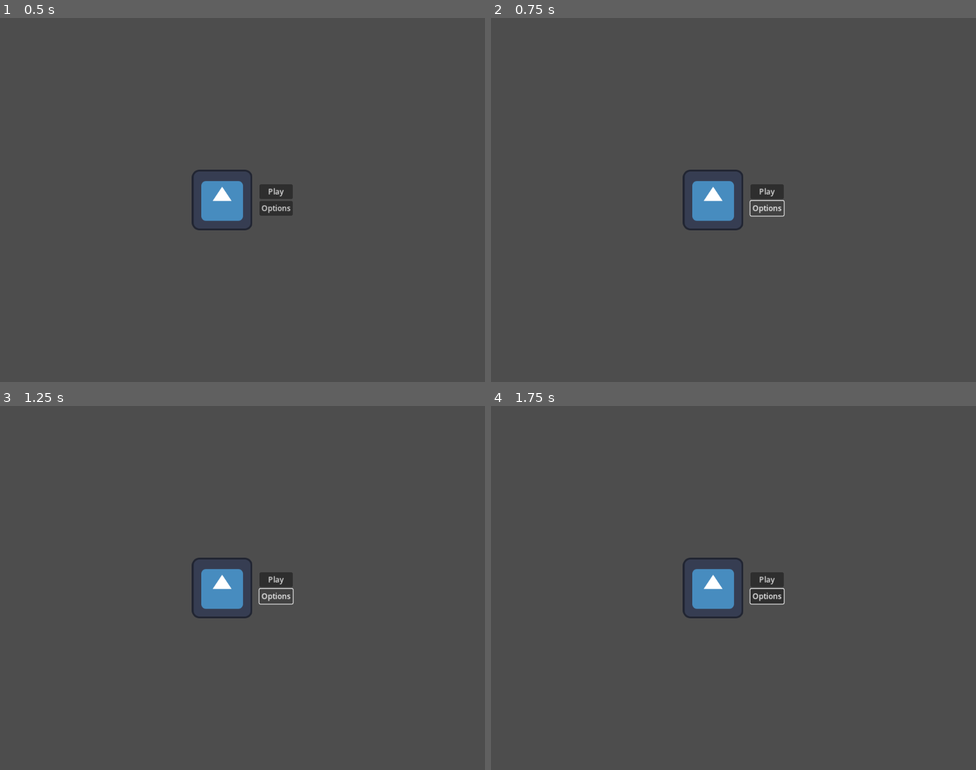
Above: before the commit, frames 1-4 (two rows, left to right).
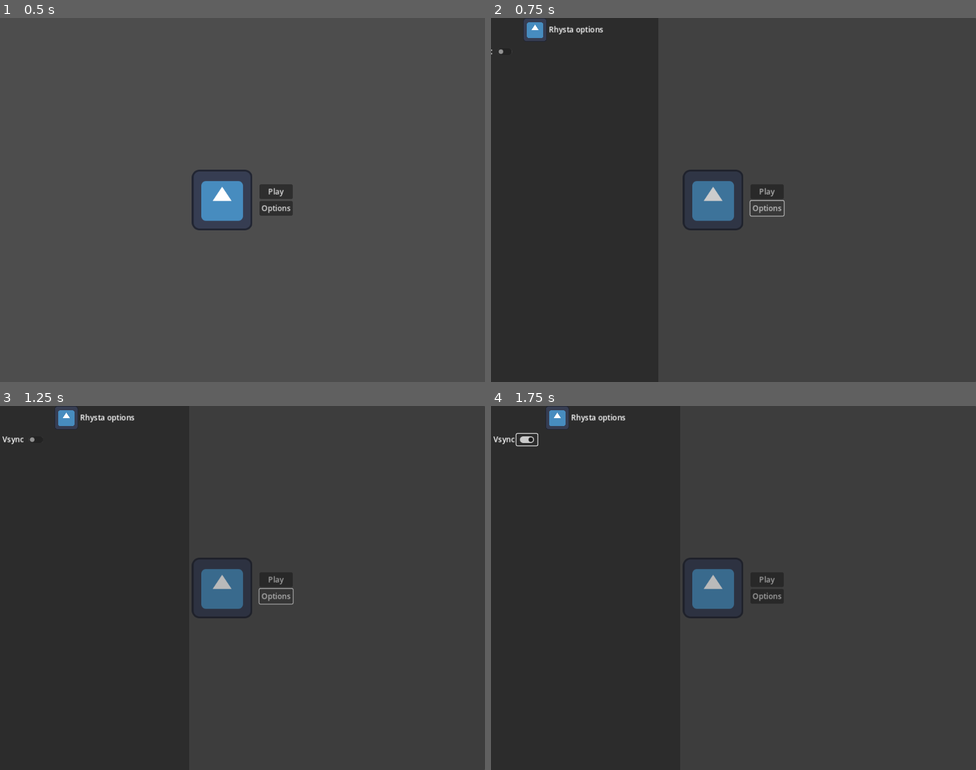
Above: after the commit, the same moments.

Repository: NomikuH8/rhysta
Game: Godot game, scene res://scenes/menus/entry_menu.tscn
Same seed, same stepped clock (60 frames per second), same inputs: the game is played once before the commit and once after it. The engine's default icon, where the game draws it, is replaced by a stand-in: a white triangle on a blue panel in a dark square.
Inputs (mouse positions are in pixels of both pictures, inside the frame that each line leads up to):
- Up to frame 1 (0.5 s): no input
- Up to frame 2 (0.75 s): click "Options" at 0.5 s
- Up to frame 3 (1.25 s): no input
- Up to frame 4 (1.75 s): click (524, 438) at 1.27 s

Frame 1 is identical in both runs. In frame 2, 35% of the frame differs, in the area x 0-61%, y 0-100%; in frame 3, 40%; in frame 4, 40%.

Commit message:
made autoload mods, missing config autoload

Diff:
--- a/project.godot
+++ b/project.godot
@@ -14,12 +14,16 @@
 config/description="rhysta, the only rhythm game station you need."
 config/version="1.0.0"
 run/main_scene="res://scenes/menus/entry_menu.tscn"
+config/use_custom_user_dir=true
+config/custom_user_dir_name="rhysta"
 config/features=PackedStringArray("4.2", "GL Compatibility")
 config/icon="res://icon.svg"
 
 [autoload]
 
+ModManager="*res://scripts/autoloads/mod_manager.gd"
 GameShortcuts="*res://scripts/autoloads/game_shortcuts.gd"
+Options="*res://scripts/autoloads/options.gd"
 
 [display]
 
@@ -27,6 +31,7 @@
 window/size/viewport_height=768
 window/stretch/mode="canvas_items"
 window/stretch/aspect="expand"
+window/vsync/vsync_mode=0
 
 [input]
 
--- a/scenes/menus/entry_menu.tscn
+++ b/scenes/menus/entry_menu.tscn
@@ -1,5 +1,7 @@
-[gd_scene load_steps=4 format=3 uid="uid://b7f80k5i7w6e"]
+[gd_scene load_steps=6 format=3 uid="uid://b7f80k5i7w6e"]
 
+[ext_resource type="PackedScene" uid="uid://f3t418hb5mfk" path="res://scenes/menus/options_menu.tscn" id="1_chh0a"]
+[ext_resource type="Script" path="res://scripts/menus/entry_menu/entry_menu.gd" id="1_f2gru"]
 [ext_resource type="Texture2D" uid="uid://do5t8hv5gxmie" path="res://icon.svg" id="1_pt5sm"]
 
 [sub_resource type="InputEventKey" id="InputEventKey_3eyh5"]
@@ -17,6 +19,7 @@
 anchor_bottom = 1.0
 grow_horizontal = 2
 grow_vertical = 2
+script = ExtResource("1_f2gru")
 
 [node name="CenterContainer" type="CenterContainer" parent="."]
 layout_mode = 1
@@ -54,3 +57,8 @@
 [node name="OptionsButton" type="Button" parent="CenterContainer/MarginContainer/HBoxContainer/VBoxContainer"]
 layout_mode = 2
 text = "Options"
+
+[node name="OptionsMenu" parent="." instance=ExtResource("1_chh0a")]
+layout_mode = 1
+
+[connection signal="pressed" from="CenterContainer/MarginContainer/HBoxContainer/VBoxContainer/OptionsButton" to="." method="_on_options_button_pressed"]
--- /dev/null
+++ b/scenes/menus/options/toggle_option.tscn
@@ -0,0 +1,39 @@
+[gd_scene load_steps=2 format=3 uid="uid://6mxdluhknu2o"]
+
+[ext_resource type="Script" path="res://scripts/menus/options/menu_option.gd" id="1_rhtki"]
+
+[node name="ToggleOption" type="MarginContainer"]
+anchors_preset = 14
+anchor_top = 0.5
+anchor_right = 1.0
+anchor_bottom = 0.5
+offset_top = -17.0
+offset_bottom = 17.0
+grow_horizontal = 2
+grow_vertical = 2
+theme_override_constants/margin_left = 5
+theme_override_constants/margin_top = 5
+theme_override_constants/margin_right = 5
+theme_override_constants/margin_bottom = 5
+script = ExtResource("1_rhtki")
+
+[node name="MainContainer" type="HBoxContainer" parent="."]
+layout_mode = 2
+size_flags_horizontal = 3
+alignment = 1
+
+[node name="HBoxContainer" type="HBoxContainer" parent="MainContainer"]
+layout_mode = 2
+size_flags_horizontal = 3
+
+[node name="Label" type="Label" parent="MainContainer/HBoxContainer"]
+layout_mode = 2
+
+[node name="HBoxContainer2" type="HBoxContainer" parent="MainContainer"]
+layout_mode = 2
+alignment = 2
+
+[node name="CheckButton" type="CheckButton" parent="MainContainer/HBoxContainer2"]
+layout_mode = 2
+
+[connection signal="toggled" from="MainContainer/HBoxContainer2/CheckButton" to="." method="_on_check_button_toggled"]
--- /dev/null
+++ b/scenes/menus/options_menu.tscn
@@ -0,0 +1,109 @@
+[gd_scene load_steps=7 format=3 uid="uid://f3t418hb5mfk"]
+
+[ext_resource type="Script" path="res://scripts/menus/options/options_menu.gd" id="1_ifafy"]
+[ext_resource type="PackedScene" uid="uid://6mxdluhknu2o" path="res://scenes/menus/options/toggle_option.tscn" id="2_8mwrm"]
+[ext_resource type="Texture2D" uid="uid://do5t8hv5gxmie" path="res://icon.svg" id="2_oiy0v"]
+
+[sub_resource type="StyleBoxFlat" id="StyleBoxFlat_jvgw4"]
+bg_color = Color(0.172549, 0.172549, 0.172549, 1)
+
+[sub_resource type="Animation" id="Animation_dvekt"]
+resource_name = "options_open"
+length = 0.3
+tracks/0/type = "bezier"
+tracks/0/imported = false
+tracks/0/enabled = true
+tracks/0/path = NodePath("Backdrop:modulate:a")
+tracks/0/interp = 1
+tracks/0/loop_wrap = true
+tracks/0/keys = {
+"handle_modes": PackedInt32Array(0, 0),
+"points": PackedFloat32Array(0, -0.25, 0, 0.25, 0, 0.5, -0.25, 0, 0.25, 0),
+"times": PackedFloat32Array(0, 0.3)
+}
+tracks/1/type = "value"
+tracks/1/imported = false
+tracks/1/enabled = true
+tracks/1/path = NodePath("PanelContainer:position")
+tracks/1/interp = 1
+tracks/1/loop_wrap = true
+tracks/1/keys = {
+"times": PackedFloat32Array(0, 0.3),
+"transitions": PackedFloat32Array(0.378929, 0.366022),
+"update": 0,
+"values": [Vector2(-400, 0), Vector2(0, 0)]
+}
+
+[sub_resource type="AnimationLibrary" id="AnimationLibrary_62hda"]
+_data = {
+"options_open": SubResource("Animation_dvekt")
+}
+
+[node name="OptionsMenu" type="Control"]
+layout_mode = 3
+anchors_preset = 15
+anchor_right = 1.0
+anchor_bottom = 1.0
+grow_horizontal = 2
+grow_vertical = 2
+script = ExtResource("1_ifafy")
+toggle_option_scene = ExtResource("2_8mwrm")
+
+[node name="Backdrop" type="Panel" parent="."]
+modulate = Color(1, 1, 1, 0)
+layout_mode = 1
+anchors_preset = 15
+anchor_right = 1.0
+anchor_bottom = 1.0
+grow_horizontal = 2
+grow_vertical = 2
+
+[node name="PanelContainer" type="PanelContainer" parent="."]
+custom_minimum_size = Vector2(400, 0)
+layout_mode = 1
+anchors_preset = 9
+anchor_bottom = 1.0
+offset_left = -400.0
+grow_vertical = 2
+theme_override_styles/panel = SubResource("StyleBoxFlat_jvgw4")
+
+[node name="HBoxContainer" type="HBoxContainer" parent="PanelContainer"]
+layout_mode = 2
+
+[node name="ScrollContainer" type="ScrollContainer" parent="PanelContainer/HBoxContainer"]
+visible = false
+layout_mode = 2
+
+[node name="SidebarContainer" type="VBoxContainer" parent="PanelContainer/HBoxContainer/ScrollContainer"]
+layout_mode = 2
+
+[node name="VBoxContainer" type="VBoxContainer" parent="PanelContainer/HBoxContainer"]
+layout_mode = 2
+size_flags_horizontal = 3
+
+[node name="HBoxContainer" type="HBoxContainer" parent="PanelContainer/HBoxContainer/VBoxContainer"]
+layout_mode = 2
+alignment = 1
+
+[node name="TextureRect" type="TextureRect" parent="PanelContainer/HBoxContainer/VBoxContainer/HBoxContainer"]
+custom_minimum_size = Vector2(50, 50)
+layout_mode = 2
+texture = ExtResource("2_oiy0v")
+expand_mode = 5
+
+[node name="Label" type="Label" parent="PanelContainer/HBoxContainer/VBoxContainer/HBoxContainer"]
+layout_mode = 2
+text = "Rhysta options"
+horizontal_alignment = 1
+
+[node name="OptionsContainer" type="ScrollContainer" parent="PanelContainer/HBoxContainer/VBoxContainer"]
+layout_mode = 2
+size_flags_vertical = 3
+
+[node name="AnimationPlayer" type="AnimationPlayer" parent="."]
+libraries = {
+"": SubResource("AnimationLibrary_62hda")
+}
+
+[connection signal="mouse_entered" from="Backdrop" to="." method="_on_backdrop_mouse_entered"]
+[connection signal="mouse_exited" from="Backdrop" to="." method="_on_backdrop_mouse_exited"]
--- a/scripts/autoloads/game_shortcuts.gd
+++ b/scripts/autoloads/game_shortcuts.gd
@@ -1,23 +1,22 @@
 extends Node
 
 
-signal open_options()
+signal options_open_close(is_open: bool)
 
 
-var options_open: bool = false
-
-
-# Called when the node enters the scene tree for the first time.
-func _ready():
-	pass # Replace with function body.
-
-
-# Called every frame. 'delta' is the elapsed time since the previous frame.
-func _process(delta):
-	pass
+var options_openned: bool = false
 
 
 func _input(event):
 	if event.is_action_pressed("open_options"):
-		options_open = not options_open
-		print(options_open)
+		open_or_close_options()
+
+
+func open_or_close_options():
+	options_openned = not options_openned
+	options_open_close.emit(options_openned)
+
+
+func close_options():
+	options_openned = false
+	options_open_close.emit(options_openned)
--- /dev/null
+++ b/scripts/autoloads/mod_manager.gd
@@ -0,0 +1,35 @@
+extends Node
+
+
+var modules_path = "user://modules"
+var loaded_mods: Array[String] = []
+
+
+func _ready():
+	reload_modules()
+
+
+func reload_modules():
+	if loaded_mods.size() > 0:
+		loaded_mods = []
+
+	var dir = DirAccess.open(modules_path)
+	if dir == null:
+		DirAccess.make_dir_absolute(modules_path)
+		dir = DirAccess.open(modules_path)
+
+	print("Checking for modules in " + ProjectSettings.globalize_path(modules_path))
+	dir.list_dir_begin()
+	var file_name = dir.get_next()
+	while file_name != "":
+		if not dir.current_is_dir():
+			if not file_name.ends_with(".pck") and not file_name.ends_with(".zip"):
+				file_name = dir.get_next()
+				continue
+
+			var success = ProjectSettings.load_resource_pack(file_name)
+			if success:
+				loaded_mods.push_back(file_name.split(".")[0])
+				print("Imported module " + file_name)
+		file_name = dir.get_next()
+	dir.list_dir_end()
--- /dev/null
+++ b/scripts/autoloads/options.gd
@@ -0,0 +1,93 @@
+extends Node
+
+
+enum OptionType {
+	RANGE,
+	DROPDOWN,
+	TOGGLE,
+	CUSTOM
+}
+
+
+var modules_path = "res://modules/"
+var options_config_name = "/options_config.json"
+var config_path = "user://rhysta_config.cfg"
+
+var config: Dictionary = {
+	"rhysta": {
+		"window_mode": ProjectSettings.get_setting("display/window/size/mode"),
+		"vsync": false
+	}
+}
+
+var options_config: Array[Dictionary] = [
+	{
+		"name": "rhysta",
+		"options": {
+			"window_mode": {
+				"default_value": ProjectSettings.get_setting("display/window/size/mode"),
+				"type": OptionType.DROPDOWN,
+				"dropdown_values": {
+					"windowed": Window.MODE_WINDOWED,
+					"fullscreen": Window.MODE_FULLSCREEN,
+					"exclusive_fullscreen": Window.MODE_EXCLUSIVE_FULLSCREEN
+				}
+			},
+			"vsync": {
+				"default_value": false,
+				"type": OptionType.TOGGLE
+			}
+		}
+	}
+]
+
+
+func _ready():
+	load_options()
+	load_config()
+
+
+func save_config():
+	var globalized_path = ProjectSettings.globalize_path(config_path)
+	var file = FileAccess.open(globalized_path, FileAccess.WRITE)
+	file.store_string(JSON.stringify(config, "  "))
+	file.close()
+
+
+func load_config():
+	var globalized_path = ProjectSettings.globalize_path(config_path)
+	var file = FileAccess.open(globalized_path, FileAccess.READ)
+	if file == null:
+		save_config()
+		file = FileAccess.open(globalized_path, FileAccess.READ)
+
+	var content = file.get_as_text()
+	config = JSON.parse_string(content)
+	file.close()
+
+	apply_rhysta_config()
+
+
+func apply_rhysta_config():
+	var options = config["rhysta"]
+	if options["vsync"]:
+		DisplayServer.window_set_vsync_mode(DisplayServer.VSYNC_ENABLED)
+	if not options["vsync"]:
+		DisplayServer.window_set_vsync_mode(DisplayServer.VSYNC_DISABLED)
+
+
+func load_options():
+	for mod in ModManager.loaded_mods:
+		# if the mod is something like osu_standard,
+		# the options_config file will be something like:
+		# res://modules/osu_standard/options_config.json
+		var mod_options_config_file = FileAccess.open(
+			modules_path + mod + options_config_name,
+			FileAccess.READ
+		)
+
+		var mod_options = {
+			"name": mod,
+			"options": JSON.parse_string(mod_options_config_file.get_as_text())
+		}
+		options_config.push_back(mod_options)
--- /dev/null
+++ b/scripts/menus/entry_menu/entry_menu.gd
@@ -0,0 +1,5 @@
+extends Control
+
+
+func _on_options_button_pressed():
+	GameShortcuts.open_or_close_options()
--- /dev/null
+++ b/scripts/menus/options/menu_option.gd
@@ -0,0 +1,18 @@
+extends MarginContainer
+
+
+signal value_changed(sector_name: String, key_name: String, value: Variant)
+
+
+var sector_name: String = ""
+var key_name: String = ""
+var default_value: Variant
+var dropdown_values: Dictionary = {}
+
+
+func _ready():
+	$MainContainer/HBoxContainer/Label.text = key_name.capitalize()
+
+
+func _on_check_button_toggled(toggled_on: bool):
+	value_changed.emit(sector_name, key_name, toggled_on)
--- /dev/null
+++ b/scripts/menus/options/options_menu.gd
@@ -0,0 +1,86 @@
+extends Control
+
+
+@export var separator_scene: PackedScene
+@export var toggle_option_scene: PackedScene
+@export var dropdown_option_scene: PackedScene
+@export var range_option_scene: PackedScene
+
+
+@onready var animation_player = $AnimationPlayer
+@onready var backdrop = $Backdrop
+@onready var sidebar_container = $PanelContainer/HBoxContainer/ScrollContainer/SidebarContainer
+@onready var options_container = $PanelContainer/HBoxContainer/VBoxContainer/OptionsContainer
+
+
+var mouse_over_backdrop: bool = false
+
+
+func _ready():
+	visible = GameShortcuts.options_openned
+	backdrop.visible = visible
+	GameShortcuts.options_open_close.connect(_on_options_open_close)
+	render_options()
+
+
+func _input(event: InputEvent):
+	if not event is InputEventMouseButton:
+		return
+
+	if event.is_released():
+		return
+
+	if mouse_over_backdrop:
+		GameShortcuts.close_options()
+
+
+func render_options():
+	for option_config in Options.options_config:
+		var sector_name = option_config["name"]
+		for option_key in option_config["options"].keys():
+			var option_name = option_key
+			var option = option_config["options"][option_key]
+			var option_in_config = Options.config[sector_name][option_name]
+			var option_default_value = option["default_value"]
+			var value = option_in_config if option_in_config != null else option_default_value
+
+			match option["type"]:
+				Options.OptionType.TOGGLE:
+					var instance = toggle_option_scene.instantiate()
+					instance.sector_name = sector_name
+					instance.key_name = option_name
+					instance.default_value = value
+					instance.connect("value_changed", _on_option_value_changed)
+					options_container.add_child(instance)
+
+
+func _on_option_value_changed(sector_name: String, key_name: String, value: Variant):
+	var sector = Options.config[sector_name]
+	print(sector)
+	if sector == null:
+		Options.config[sector_name] = {}
+		sector = Options.config[sector_name]
+
+	Options.config[sector_name][key_name] = value
+
+	Options.save_config()
+
+
+func _on_options_open_close(is_open: bool):
+	if is_open:
+		visible = GameShortcuts.options_openned
+		backdrop.visible = visible
+		animation_player.play("options_open")
+	else:
+		animation_player.play_backwards("options_open")
+		await animation_player.animation_finished
+		visible = GameShortcuts.options_openned
+		backdrop.visible = visible
+
+
+func _on_backdrop_mouse_entered():
+	mouse_over_backdrop = true
+
+
+func _on_backdrop_mouse_exited():
+	mouse_over_backdrop = false
Not shown, added: docs/creating_module.md
